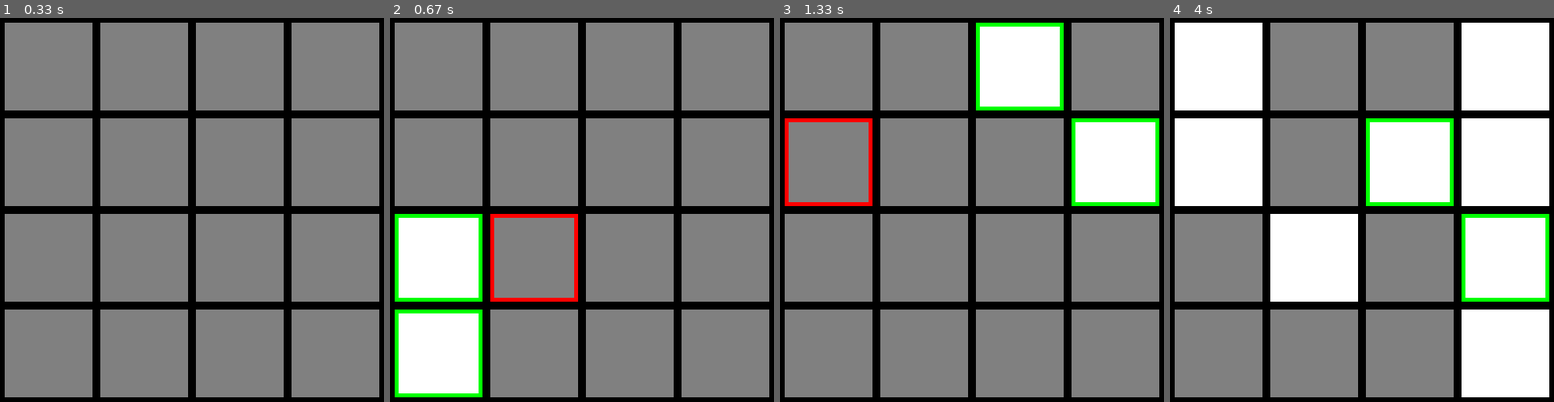
Above: before the commit, frames 1-4 (left to right).
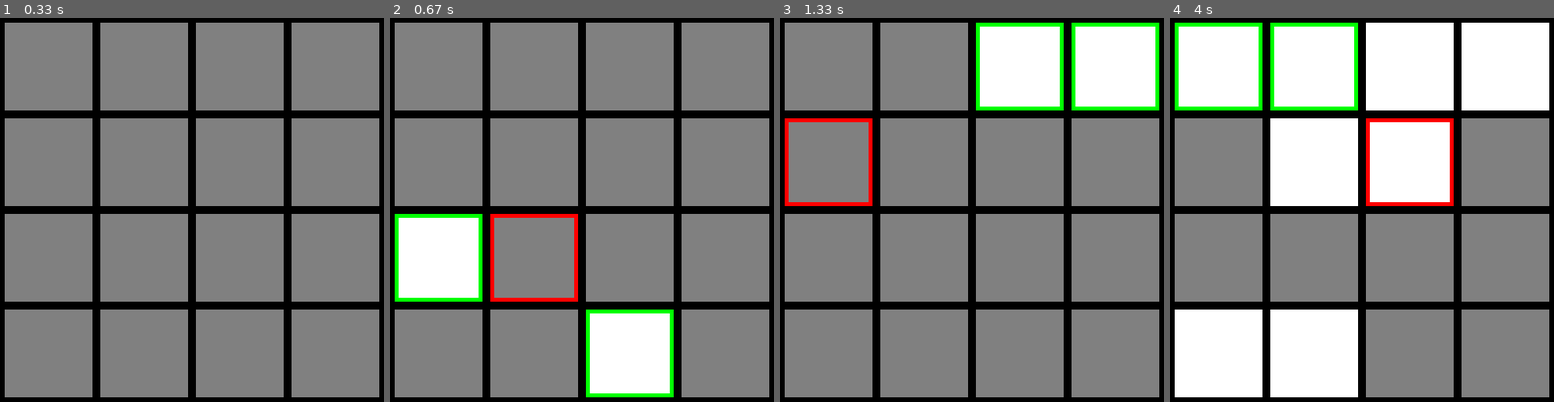
Above: after the commit, the same moments.

Repository: 03kkim/FlipIt
Game: pygame game, started from main.py
The game is run twice, just before and just after one commit, with the same random seed, the same clock (stepped at 60 frames per second) and the same inputs.
Inputs (mouse positions are in pixels of both pictures, inside the frame that each line leads up to):
- Up to frame 1 (0.33 s): no input
- Up to frame 2 (0.67 s): click (566, 225) at 0.38 s
- Up to frame 3 (1.33 s): click (879, 213) at 0.72 s; click (852, 152) at 1.05 s
- Up to frame 4 (4 s): click (1504, 348) at 1.38 s; click (1369, 79) at 1.72 s; click (1342, 309) at 2.05 s; click (1350, 144) at 2.38 s; click (1308, 129) at 2.72 s; click (1465, 175) at 3.05 s; click (1484, 202) at 3.38 s; click (1442, 140) at 3.72 s

Frame 1 is identical in both runs. In frame 2, 10% of the frame differs, in the area x 1-74%, y 75-99%; in frame 3, 10%; in frame 4, 54%, in the area x 1-99%, y 1-99%.

Commit message:
Fix the overlap issue caused by ids being assigned to a pair of values, one of which may have been the same as the id

Diff:
--- a/board.py
+++ b/board.py
@@ -48,10 +48,7 @@
         rand_list4 = []
         while (len(rand_list4) < 16):
             rand_id = random.randint(0, len(rand_list3) - 1)
-            # What was the intention behind this?
-            # Try fixing the problem by basing the key (which is imaginary at this point) off of the length of rand_list4 at that point
-            while not (rand_list3[rand_id] in rand_list3):
-                print(rand_id)
+            while (len(rand_list4) in rand_list3[rand_id]):
                 rand_id = random.randint(0, len(rand_list3) - 1)
                 if (len(id_list) == 1):
                     rand_id = rand_list3[0]
